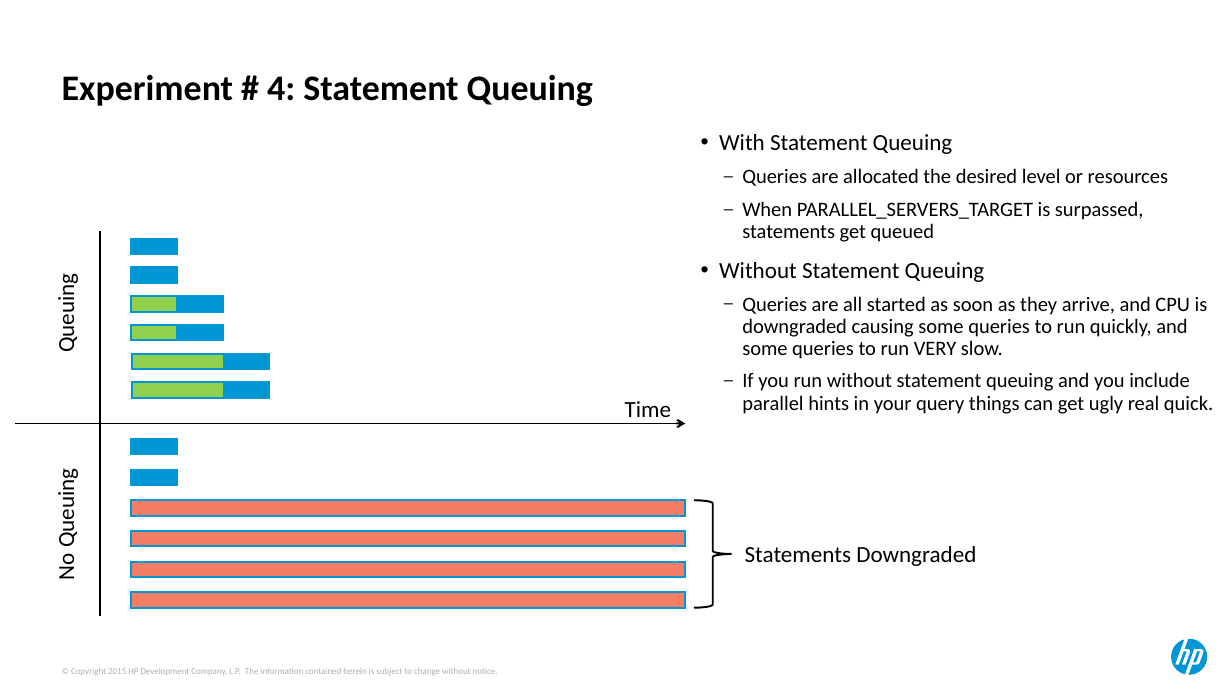
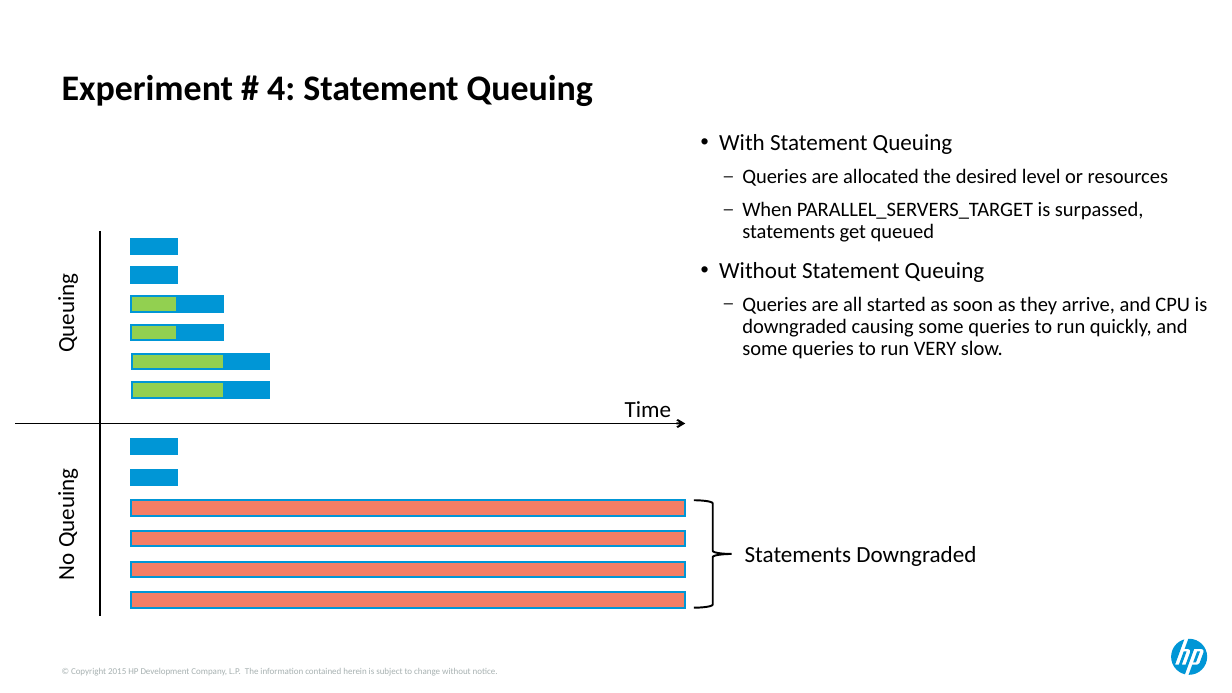
Before and after one commit to ndesilets/Group-13-HP-Big-Data-Analytics, a slide deck: slide 22 of Power Point Files/hotsos_2017 (combined).pptx (slide 23 before the commit). Drawn at 1232x693 pixels with LibreOffice and Linux fonts; fonts in the diff are those of the drawing. Boxes give left, top, right and bottom in pixels: in the first picture for what was removed or moved away, otherwise in the second. Text is boxed around its words. In the diff, an @@ line names an element or a change of style, - is before the commit and + after.

```diff
--- a/Power Point Files/hotsos_2017 (combined).pptx
+++ b/Power Point Files/hotsos_2017 (combined).pptx
@@ text at [742, 372, 1213, 414]: paragraph removed @@
-  – If you run without statement queuing and you include parallel hints in your query things can get ugly real quick.
```
Also in this commit, not shown: 14 other slides changed, 1 slide added, 1 slide removed.
